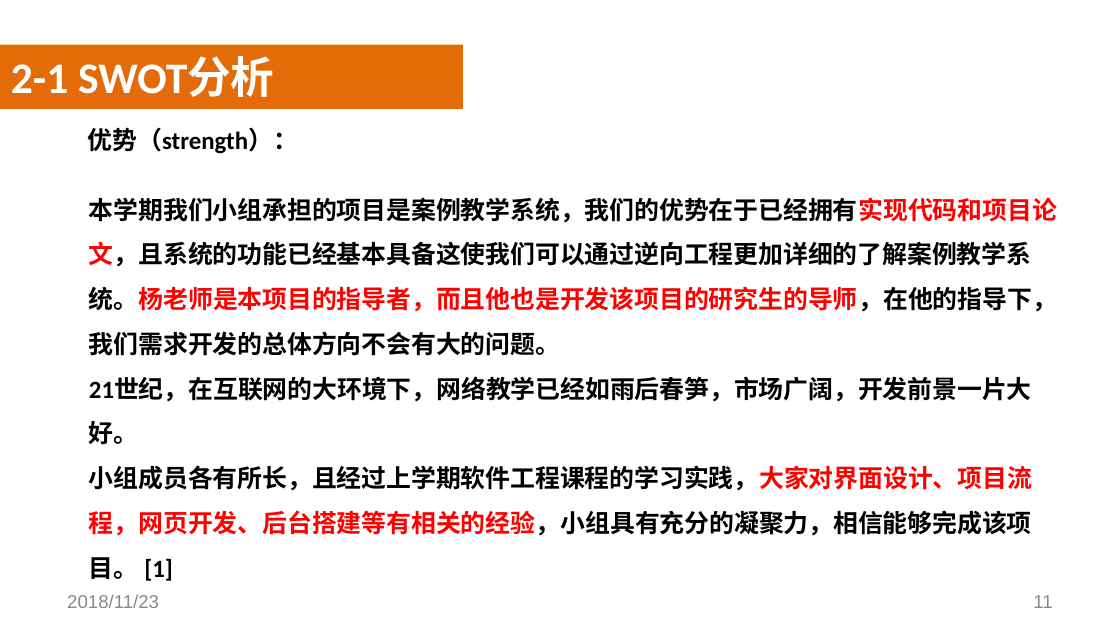
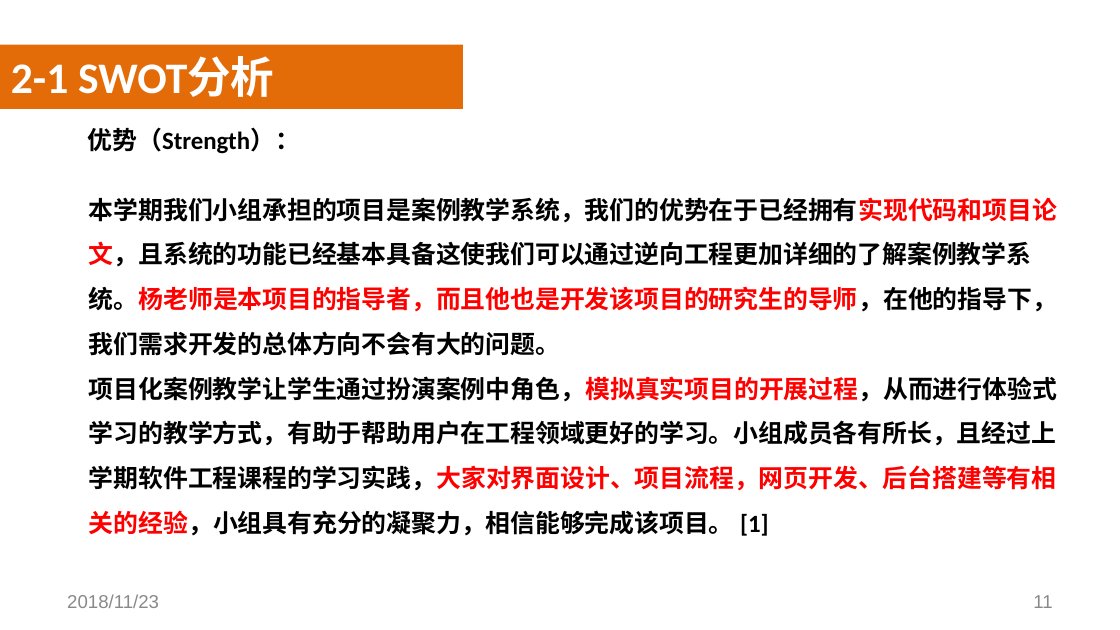
Before and after one commit to SoftwareRequirtmentsG02/Document, a slide deck: slide 11 of 案例教学系统/受控文档/分析设计/PPT/PRD2018-G02-需求工程PPT(III).pptx. Drawn at 1120x630 pixels with LibreOffice and Linux fonts; fonts in the diff are those of the drawing; background and template pictures are left out. Boxes give left, top, right and bottom in pixels: in the first picture for what was removed or moved away, otherwise in the second. Text is boxed around its words. In the diff, an @@ line names an element or a change of style, - is before the commit and + after.

```diff
--- a/案例教学系统/受控文档/分析设计/PPT/PRD2018-G02-需求工程PPT(III).pptx
+++ b/案例教学系统/受控文档/分析设计/PPT/PRD2018-G02-需求工程PPT(III).pptx
@@ text at (x1=88, y1=127, x2=300, y2=154): text changed @@
-  优势（strength）：
+  优势（Strength）：
@@ text at (x1=89, y1=376, x2=1057, y2=536): text changed @@
-  21世纪，在互联网的大环境下，网络教学已经如雨后春笋，市场广阔，开发前景一片大好。
-  小组成员各有所长，且经过上学期软件工程课程的学习实践，大家对界面设计、项目流程，网页开发、后台搭建等有相关的经验，小组具有充分的凝聚力，相信能够完成该项目。 [1]
+  项目化案例教学让学生通过扮演案例中角色，模拟真实项目的开展过程，从而进行体验式学习的教学方式，有助于帮助用户在工程领域更好的学习。小组成员各有所长，且经过上学期软件工程课程的学习实践，大家对界面设计、项目流程，网页开发、后台搭建等有相关的经验，小组具有充分的凝聚力，相信能够完成该项目。 [1]
```
Also in this commit, not shown: 8 other slides changed, 2 slides added, 2 slides removed, 2 other files.
